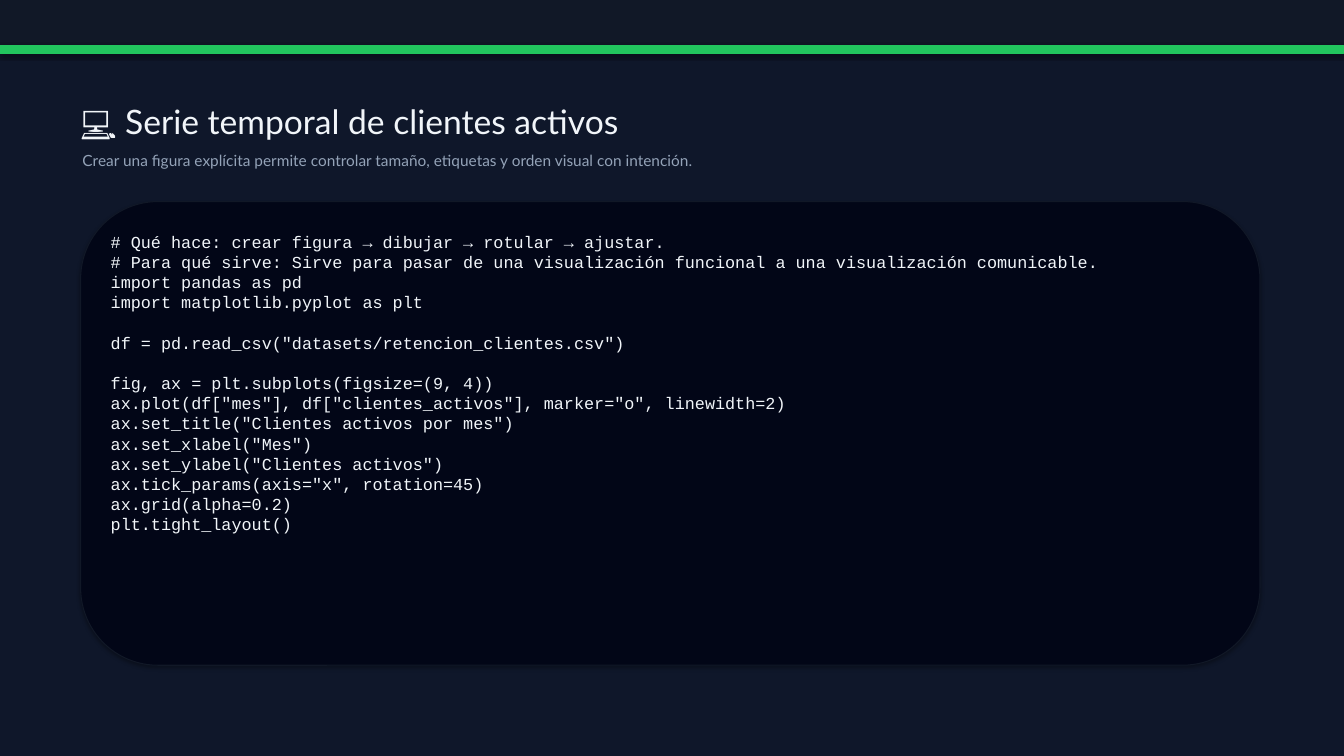
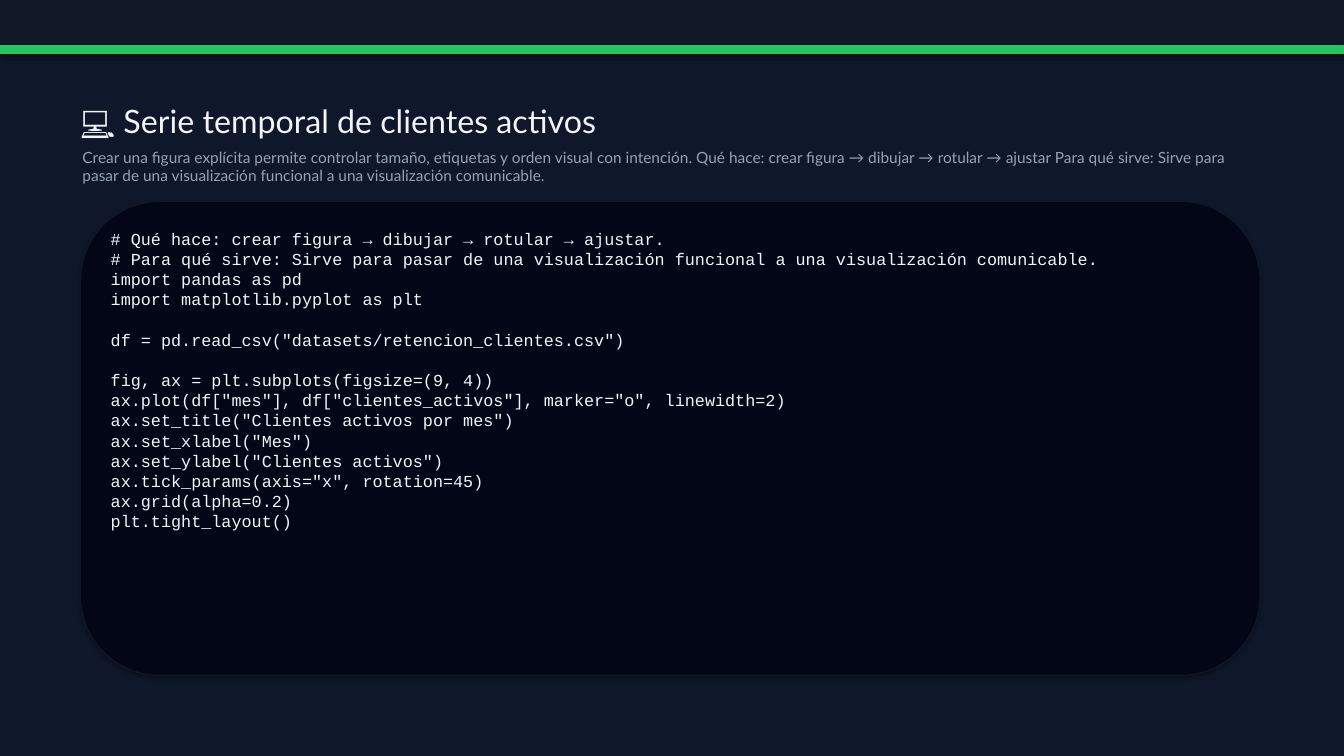
Before and after one commit to vladimiracunadev-create/python-data-science-bootcamp, a slide deck: slide 6 of docs/presentaciones/classes/clase-05-visualizacion-con-matplotlib-presentacion.pptx (slide 5 before the commit). Drawn at 1344x756 pixels with LibreOffice and Linux fonts; fonts in the diff are those of the drawing. Boxes give left, top, right and bottom in pixels: in the first picture for what was removed or moved away, otherwise in the second. Text is boxed around its words. In the diff, an @@ line names an element or a change of style, - is before the commit and + after.

```diff
--- a/docs/presentaciones/classes/clase-05-visualizacion-con-matplotlib-presentacion.pptx
+++ b/docs/presentaciones/classes/clase-05-visualizacion-con-matplotlib-presentacion.pptx
@@ text "💻 Serie temporal de clientes ..." at [123,109,596,139]: size 24 to 23 pt @@
@@ text at [82,151,1224,184]: text changed @@
-Crear una figura explícita permite controlar tamaño, etiquetas y orden visual con intención.
+Crear una figura explícita permite controlar tamaño, etiquetas y orden visual con intención. Qué hace: crear figura → dibujar → rotular → ajustar Para qué sirve: Sirve para pasar de una visualización funcional a una visualización comunicable.
@@ rounded rectangle: place and size @@
-rounded rectangle at [81,202,1260,665]
+rounded rectangle at [81,202,1260,676]
```
Also in this commit, not shown: 5 other slides changed, 2 slides added, 1 slide removed, 38 other files.
